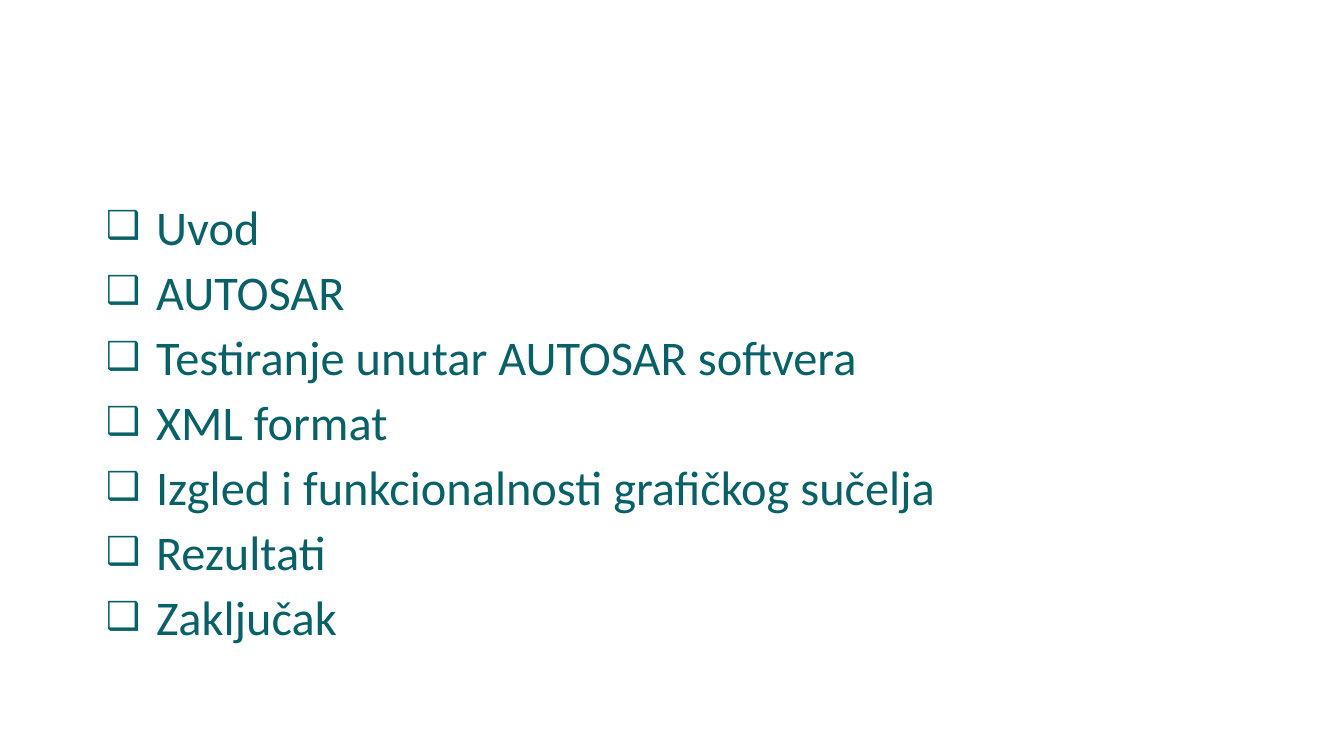
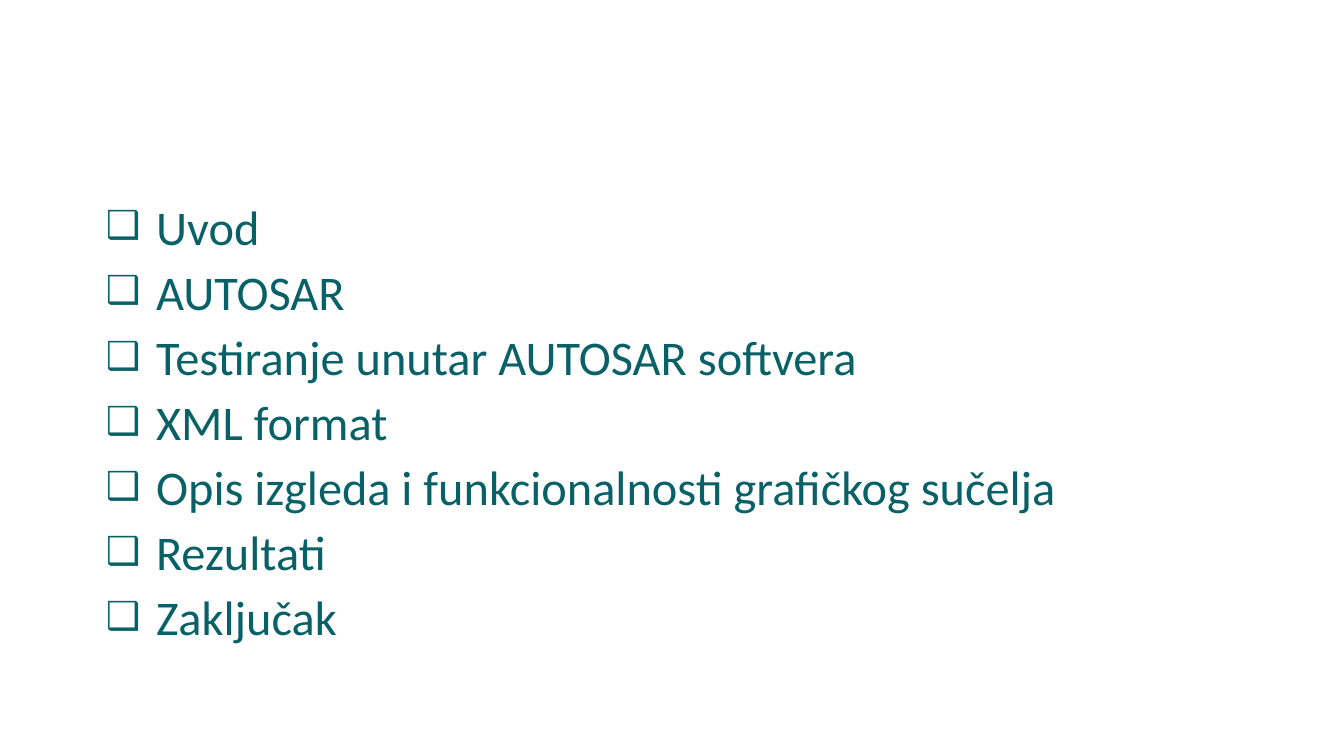
Before and after one commit to stojans/diplomski, a slide deck: slide 2 of Stefan_Stojanovic_Bsc_ppt.pptx. Drawn at 1344x756 pixels with LibreOffice and Linux fonts; fonts in the diff are those of the drawing; background and template pictures are left out. Boxes give left, top, right and bottom in pixels: in the first picture for what was removed or moved away, otherwise in the second. Text is boxed around its words. In the diff, an @@ line names an element or a change of style, - is before the commit and + after.

```diff
--- a/Stefan_Stojanovic_Bsc_ppt.pptx
+++ b/Stefan_Stojanovic_Bsc_ppt.pptx
@@ text at (x1=156, y1=471, x2=1056, y2=514): text changed @@
-❑ Izgled i funkcionalnosti grafičkog sučelja
+❑ Opis izgleda i funkcionalnosti grafičkog sučelja
```
Also in this commit, not shown: 1 slide added.
